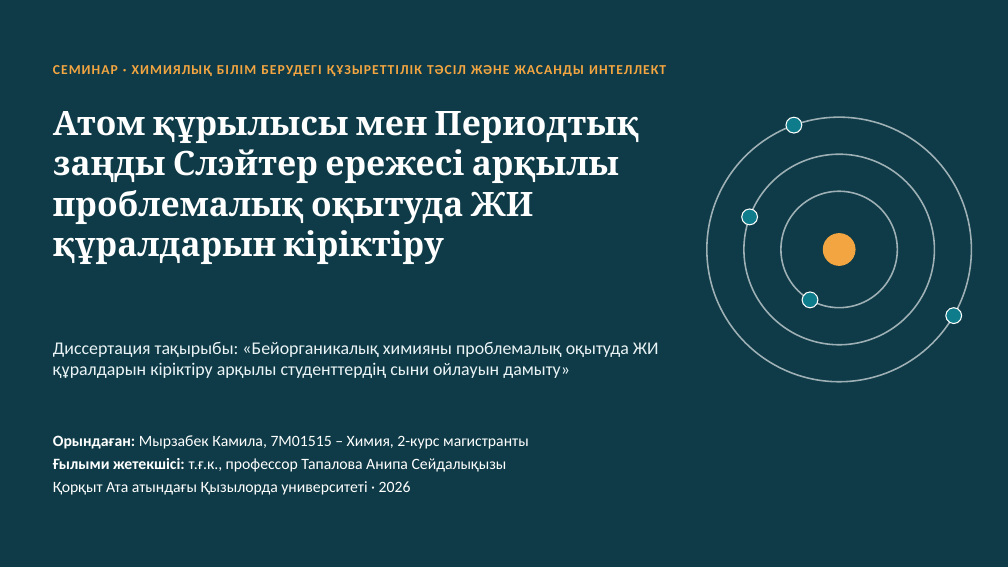
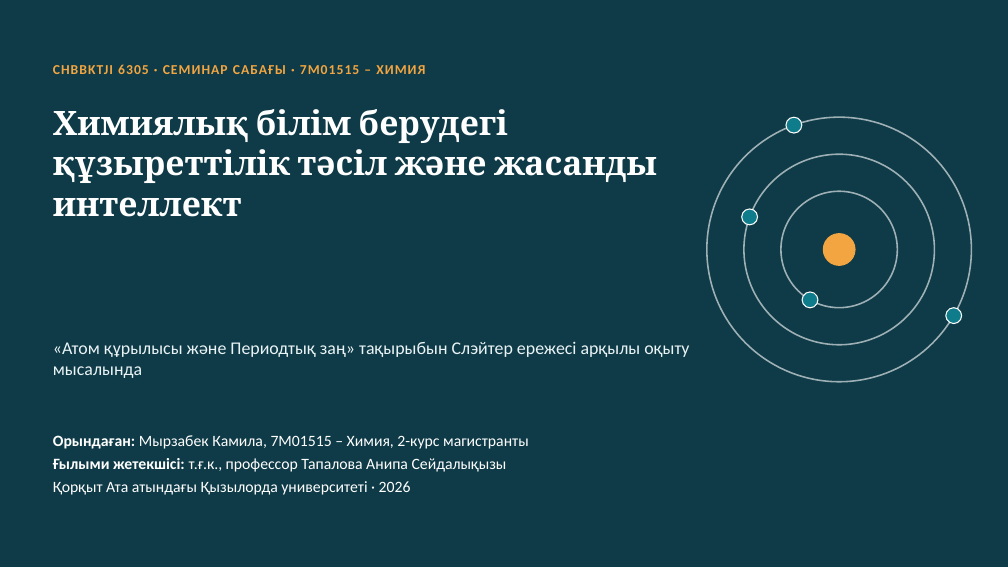
Before and after one commit to kamilamyrzabek6-hash/-, a slide deck: slide 1 of presentation/Slater_Kuzyrettilik_ZhI_Myrzabek.pptx. Drawn at 1008x567 pixels with LibreOffice and Linux fonts; fonts in the diff are those of the drawing. Boxes give left, top, right and bottom in pixels: in the first picture for what was removed or moved away, otherwise in the second. Text is boxed around its words. In the diff, an @@ line names an element or a change of style, - is before the commit and + after.

```diff
--- a/presentation/Slater_Kuzyrettilik_ZhI_Myrzabek.pptx
+++ b/presentation/Slater_Kuzyrettilik_ZhI_Myrzabek.pptx
@@ text at (53, 64, 425, 74): text changed @@
-СЕМИНАР · ХИМИЯЛЫҚ БІЛІМ БЕРУДЕГІ ҚҰЗЫРЕТТІЛІК ТӘСІЛ ЖӘНЕ ЖАСАНДЫ ИНТЕЛЛЕКТ
+CHBBKTJI 6305 · СЕМИНАР САБАҒЫ · 7M01515 – ХИМИЯ
@@ title at (53, 109, 657, 217): text changed @@
-Атом құрылысы мен Периодтық заңды Слэйтер ережесі арқылы проблемалық оқытуда ЖИ құралдарын кіріктіру
+Химиялық білім берудегі құзыреттілік тәсіл және жасанды интеллект
@@ text at (53, 341, 689, 378): text changed @@
-Диссертация тақырыбы: «Бейорганикалық химияны проблемалық оқытуда ЖИ құралдарын кіріктіру арқылы студенттердің сыни ойлауын дамыту»
+«Атом құрылысы және Периодтық заң» тақырыбын Слэйтер ережесі арқылы оқыту мысалында
```
Also in this commit, not shown: 7 other slides changed, 10 slides added, 10 slides removed, 1 other file.
